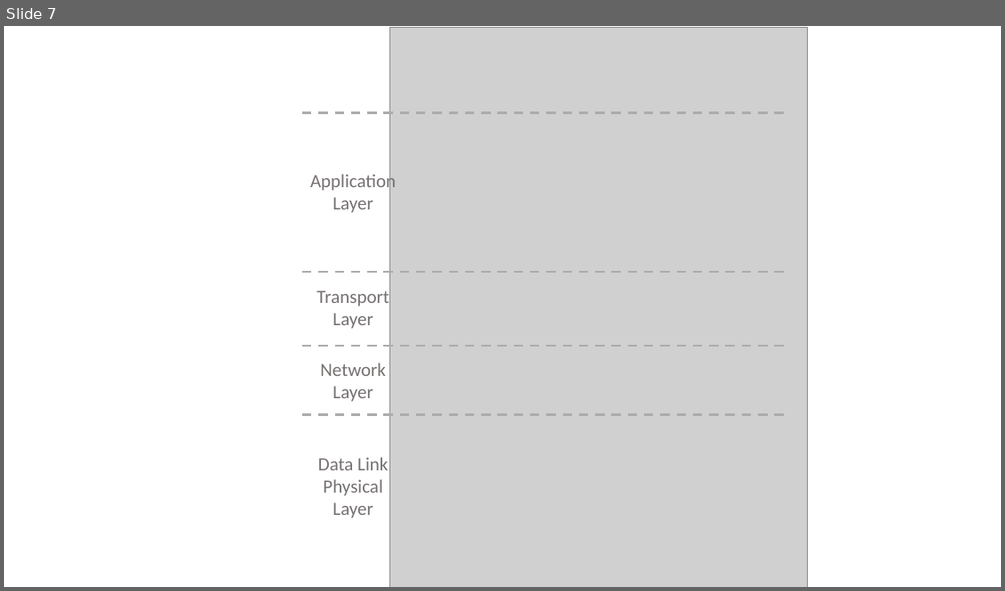
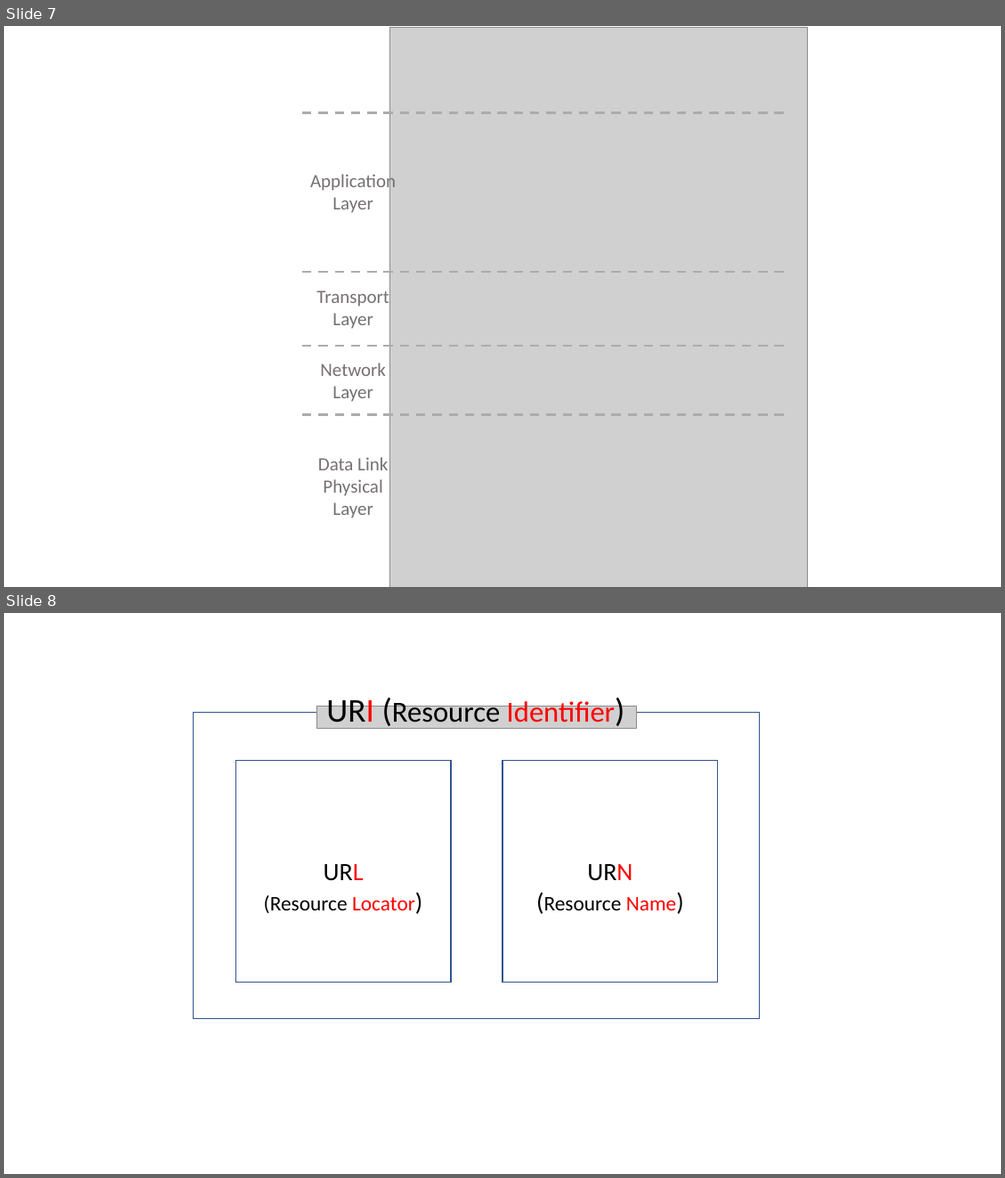
Before and after one commit to osj3474/osj3474.github.io, a slide deck: assets/image.pptx. Shown one above the other, each under a label of ours: slide 7 before the commit, slides 7 and 8 after it. The pictures are 1005x591 and 1005x1178 pixels, drawn with LibreOffice and Linux fonts; fonts in the diff are those of the drawing; grey boxes stand for pictures. Boxes give left, top, right and bottom in pixels: in the first picture for what was removed or moved away, otherwise in the second. Text is boxed around its words. In the diff, an @@ line names an element or a change of style, - is before the commit and + after.

```diff
--- a/assets/image.pptx
+++ b/assets/image.pptx
@@ slide 8 added at <box>4,613,1001,1174</box>, background #FFFFFF @@
@@ rectangle added at <box>194,713,760,1019</box>, outline #325491 1 pt @@
@@ picture added at <box>316,706,637,728</box> @@
@@ text added at <box>326,694,615,730</box>, 28 pt, text #000000 @@
+URI (Resource Identifier)
@@ rectangle added at <box>235,761,451,981</box>, outline #325491 1 pt @@
@@ rectangle added at <box>502,761,718,981</box>, outline #325491 1 pt @@
@@ text added at <box>264,864,415,913</box>, 20 pt, text #000000 @@
+URL
+(Resource Locator)
@@ text added at <box>544,864,677,910</box>, 20 pt, text #000000 @@
+URN
+(Resource Name)
```
Also in this commit, not shown: 1 other slide added, 3 other files.
